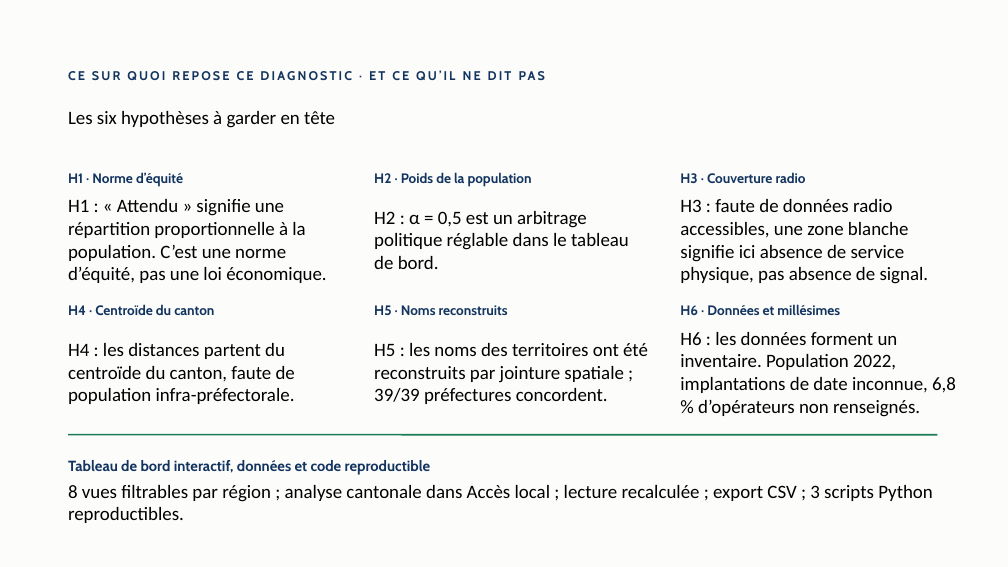
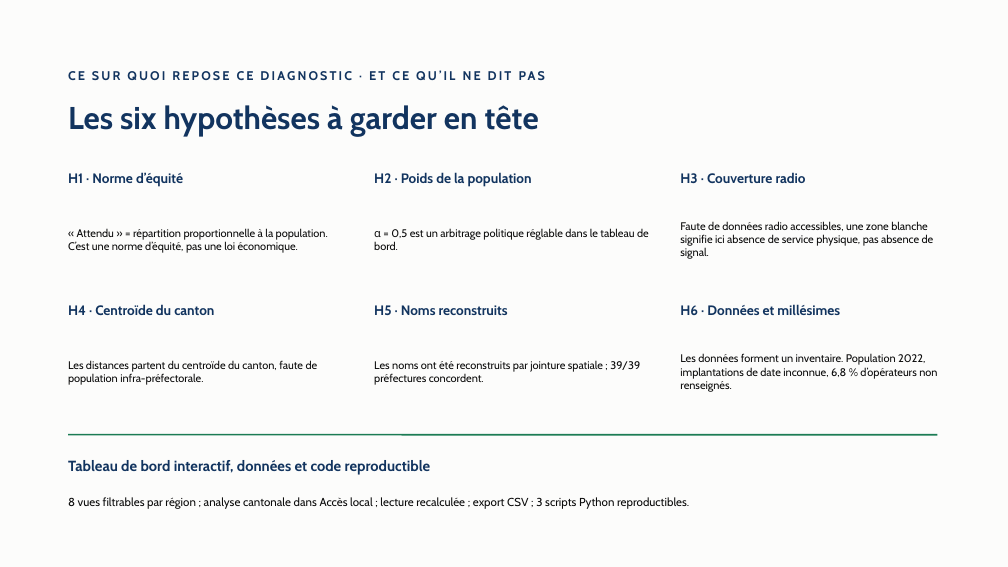
Before and after one commit to jack-junior/togo-acces-numerique, a slide deck: slide 10 of rapport/Rapport_Defi1_Acces_numerique_Togo.pptx. Drawn at 1008x567 pixels with LibreOffice and Linux fonts; fonts in the diff are those of the drawing. Boxes give left, top, right and bottom in pixels: in the first picture for what was removed or moved away, otherwise in the second. Text is boxed around its words. In the diff, an @@ line names an element or a change of style, - is before the commit and + after.

Commit message:
Preserve report layout and prevent text overflow

```diff
--- a/rapport/Rapport_Defi1_Acces_numerique_Togo.pptx
+++ b/rapport/Rapport_Defi1_Acces_numerique_Togo.pptx
@@ text "Les six hypothèses à garder ..." at (68,105,539,136): size 18 to 30 pt, font Calibri to Cabin, text colour #000000 to #12345F, bold on @@
@@ text at (68,228,328,253): text changed; size 18 to 10.5 pt; font Calibri to Cabin; text colour #000000 to #0B0B0B @@
-H1 : « Attendu » signifie une répartition proportionnelle à la population. C’est une norme d’équité, pas une loi économique.
+« Attendu » = répartition proportionnelle à la population. C’est une norme d’équité, pas une loi économique.
@@ text at (374,228,649,250): text changed; size 18 to 10.5 pt; font Calibri to Cabin; text colour #000000 to #0B0B0B @@
-H2 : α = 0,5 est un arbitrage politique réglable dans le tableau de bord.
+α = 0,5 est un arbitrage politique réglable dans le tableau de bord.
@@ text at (680,221,934,259): text changed; size 18 to 10.5 pt; font Calibri to Cabin; text colour #000000 to #0B0B0B @@
-H3 : faute de données radio accessibles, une zone blanche signifie ici absence de service physique, pas absence de signal.
+Faute de données radio accessibles, une zone blanche signifie ici absence de service physique, pas absence de signal.
@@ text at (680,353,937,392): text changed; size 18 to 10.5 pt; font Calibri to Cabin; text colour #000000 to #0B0B0B @@
-H6 : les données forment un inventaire. Population 2022, implantations de date inconnue, 6,8 % d’opérateurs non renseignés.
+Les données forment un inventaire. Population 2022, implantations de date inconnue, 6,8 % d’opérateurs non renseignés.
@@ text at (68,360,318,385): text changed; size 18 to 10.5 pt; font Calibri to Cabin; text colour #000000 to #0B0B0B @@
-H4 : les distances partent du centroïde du canton, faute de population infra-préfectorale.
+Les distances partent du centroïde du canton, faute de population infra-préfectorale.
@@ text at (374,361,640,385): text changed; size 18 to 10.5 pt; font Calibri to Cabin; text colour #000000 to #0B0B0B @@
-H5 : les noms des territoires ont été reconstruits par jointure spatiale ; 39/39 préfectures concordent.
+Les noms ont été reconstruits par jointure spatiale ; 39/39 préfectures concordent.
@@ text "8 vues filtrables par région ..." at (68,497,689,509): size 18 to 11 pt, font Calibri to Cabin, text colour #000000 to #0B0B0B @@
```
Also in this commit, not shown: 6 other slides changed.
